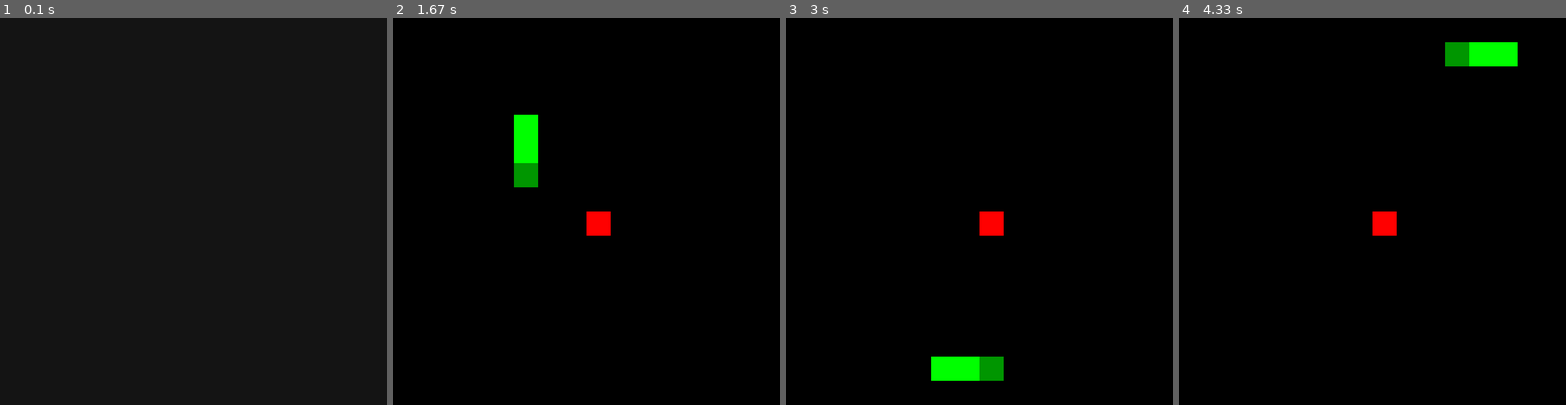
Above: before the commit, frames 1-4 (left to right).
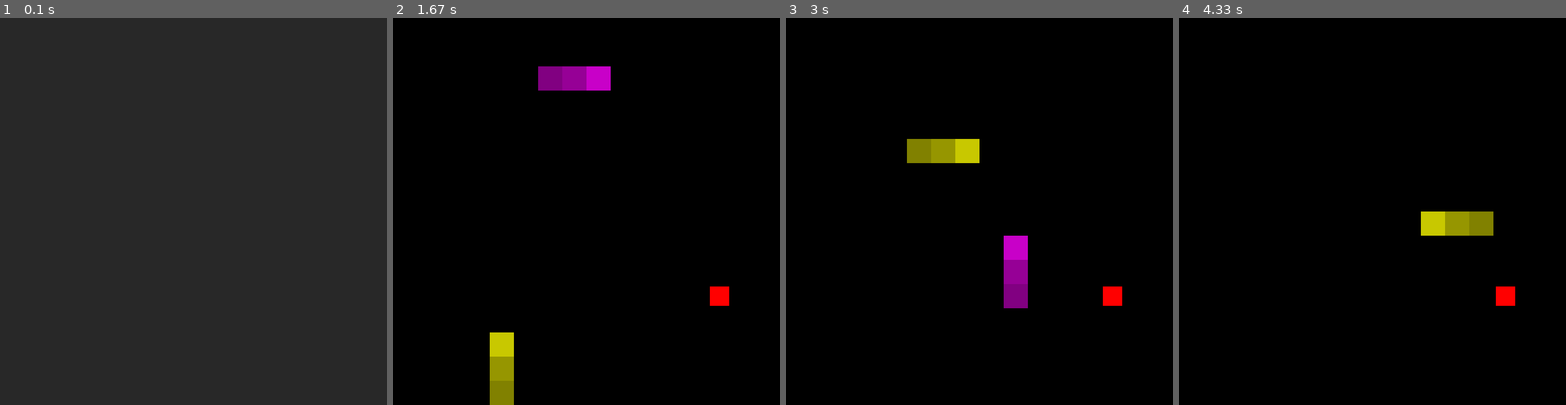
Above: after the commit, the same moments.

Repository: NotchArrow/PygameSnake
Game: pygame game, started from Main.py
The game is run twice, just before and just after one commit, with the same random seed, the same clock (stepped at 60 frames per second) and the same inputs.
Inputs (mouse positions are in pixels of both pictures, inside the frame that each line leads up to):
- Up to frame 1 (0.1 s): no input
- Up to frame 2 (1.67 s): click (571, 226) at 0.88 s; hold S 1.17-1.63 s; hold Up 1.17-1.63 s
- Up to frame 3 (3 s): hold L 1.67-2.13 s; hold Up 1.67-2.13 s; hold W 1.67-2.13 s; tap I at 1.82 s; hold Right from 2.67 s (still down); hold D from 2.67 s (still down)
- Up to frame 4 (4.33 s): release Right at 3.13 s; release D at 3.13 s; hold Down 3.73-4.03 s; hold S 3.73-4.03 s; tap K at 3.88 s; hold Left from 4.07 s (still down); hold A from 4.07 s (still down)

The runs differ from the first frame. In frame 2, 4.2% of the frame differs, in the area x 25-87%, y 12-100%; in frame 3, 4.2%; in frame 4, 3.0%.

Commit message:
Major Refactoring into Classes

Diff:
--- a/Main.py
+++ b/Main.py
@@ -3,29 +3,175 @@
 import time
 from enum import Enum
 
-
-pygame.init()
-
-GRID = 50
-SCREEN_WIDTH = 16
-SCREEN_HEIGHT = 16
-SCREEN_SIZE = (SCREEN_WIDTH * GRID, SCREEN_HEIGHT * GRID)
-START_X = 2
-START_Y = 2
-
-screen = pygame.display.set_mode(SCREEN_SIZE)
-clock = pygame.time.Clock()
-running = True
-playing = False
-multiplayer = False
-
-player_pos = pygame.Vector2(START_X * GRID, START_Y * GRID)
-player_positions = []
 class Direction (Enum):
     NORTH = 0
     EAST = 1
     SOUTH = 2
     WEST = 3
+
+class Snake:
+    def __init__(self, position, direction, length, keys, color):
+        self.position = position
+        self.positions = []
+        self.direction = direction
+        self.old_direction = direction
+        self.length = length
+        self.keys = keys # [up, down, left, right]
+        self.color = color
+        self.dt = 0 # iterable for movement
+        self.speed = 8 # move every x frames
+        self.alive = True
+
+    def takeInput(self, key):
+        if key == self.keys[0] and self.direction != Direction.SOUTH:
+            self.direction = Direction.NORTH
+        elif key == self.keys[1] and self.direction != Direction.NORTH:
+            self.direction = Direction.SOUTH
+        elif key == self.keys[2] and self.direction != Direction.EAST:
+            self.direction = Direction.WEST
+        elif key == self.keys[3] and self.direction != Direction.WEST:
+            self.direction = Direction.EAST
+
+    def tick(self, snakes, apples):
+        if self.alive:
+            if self.dt % self.speed == 0 or self.direction != self.old_direction:
+                self.dt = 0
+                if self.direction == Direction.NORTH:
+                    self.position += pygame.Vector2(0, -GRID)
+                elif self.direction == Direction.EAST:
+                    self.position += pygame.Vector2(GRID, 0)
+                elif self.direction == Direction.SOUTH:
+                    self.position += pygame.Vector2(0, GRID)
+                elif self.direction == Direction.WEST:
+                    self.position += pygame.Vector2(-GRID, 0)
+
+                self.position = pygame.Vector2(self.position.x % (SCREEN_WIDTH * GRID), self.position.y % (SCREEN_HEIGHT * GRID))
+
+                for snake in snakes:
+                    if self.position in snake.positions:
+                        snakes.remove(self)
+                        self.alive = False
+
+                for apple in apples:
+                    if apple.position == self.position:
+                        self.length += 1
+                        apple.move(snakes)
+
+                self.positions.insert(0, pygame.Vector2(int(self.position.x) % (SCREEN_WIDTH * GRID), int(self.position.y) % (SCREEN_HEIGHT * GRID)))
+                self.positions = self.positions[0:self.length]
+
+            for seg, pos in enumerate(self.positions):
+                gradient = 50 * seg ** .5
+                segColor = (max(self.color[0] * .5, self.color[0] - gradient),
+                            max(self.color[1] * .5, self.color[1] - gradient),
+                            max(self.color[2] * .5, self.color[2] - gradient))
+                pygame.draw.rect(screen, segColor, pygame.Rect(pos.x, pos.y, GRID, GRID))
+
+            self.old_direction = self.direction
+            self.dt += 1
+
+class Apple:
+    def __init__(self):
+        self.position = pygame.Vector2(random.randrange(SCREEN_WIDTH) * GRID, random.randrange(SCREEN_HEIGHT) * GRID)
+        self.shrink = 0.8
+
+    def move(self, snakes):
+        validLocation = False
+        while not validLocation:
+            self.position = pygame.Vector2(random.randrange(SCREEN_WIDTH) * GRID, random.randrange(SCREEN_HEIGHT) * GRID)
+            validLocation = True
+            for snake in snakes:
+                if self.position in snake.positions:
+                    validLocation = False
+
+    def draw(self):
+        size = GRID * self.shrink
+        offset = (GRID - size) / 2
+        pygame.draw.rect(screen, "red", pygame.Rect(self.position.x + offset, self.position.y + offset, size, size))
+
+class SnakeGame:
+    def __init__(self, appleCount, snakeCount, snakeData):
+        self.appleCount = appleCount
+        self.snakeCount = snakeCount
+        self.snakeData = snakeData
+
+    def run(self):
+        global running
+        clock = pygame.time.Clock()
+        running = True
+
+        snakes = []
+        for i, data in enumerate(self.snakeData):
+            if i < self.snakeCount:
+                snakes.append(Snake(pygame.Vector2(GRID * i, GRID * i), Direction.EAST, 3,
+                    data[0], data[1]))
+        apples = []
+        for i in range(self.appleCount):
+            apples.append(Apple())
+
+        while running:
+            screen.fill((0, 0, 0))
+            pygame.display.set_caption("Snake")
+            for event in pygame.event.get():
+                if event.type == pygame.QUIT:
+                    running = False
+                if event.type == pygame.KEYDOWN:
+                    for snake in snakes:
+                        snake.takeInput(event.key)
+
+            for snake in snakes:
+                snake.tick(snakes, apples)
+            for apple in apples:
+                apple.draw()
+
+            if len(snakes) == 0:
+                waiting = True
+                while waiting:
+                    for event in pygame.event.get():
+                        if event.type == pygame.QUIT:
+                            running = False
+                        if event.type == pygame.MOUSEBUTTONDOWN:
+                            waiting = False
+                break
+
+            pygame.display.flip()
+            clock.tick(60)
+
+pygame.init()
+GRID = 50
+SCREEN_WIDTH = 16
+SCREEN_HEIGHT = 16
+SCREEN_SIZE = (SCREEN_WIDTH * GRID, SCREEN_HEIGHT * GRID)
+screen = pygame.display.set_mode(SCREEN_SIZE)
+running = True
+
+while running:
+    screen.fill((40, 40, 40))
+    CLOCK = pygame.time.Clock()
+
+    for EVENT in pygame.event.get():
+        if EVENT.type == pygame.QUIT:
+            running = False
+        if EVENT.type == pygame.MOUSEBUTTONDOWN:
+            game = SnakeGame(1, 3,
+                    [([pygame.K_w, pygame.K_s, pygame.K_a, pygame.K_d], (0, 255, 0)),
+                     ([pygame.K_UP, pygame.K_DOWN, pygame.K_LEFT, pygame.K_RIGHT], (200, 200, 0)),
+                     ([pygame.K_i, pygame.K_k, pygame.K_j, pygame.K_l], (200, 0, 200))])
+            game.run()
+
+    pygame.display.flip()
+    CLOCK.tick(60)
+'''
+snake1 = Snake(pygame.Vector2(2 * GRID, 2 * GRID), Direction.EAST, 3,
+               [pygame.K_w, pygame.K_s, pygame.K_a, pygame.K_d])
+
+apple1 = Apple(pygame.Vector2(5 * GRID, 5 * GRID))
+apple2 = Apple(pygame.Vector2(8 * GRID, 5 * GRID))
+apple3 = Apple(pygame.Vector2(9 * GRID, 5 * GRID))
+applesList = [apple1, apple2, apple3]
+'''
+
+'''
 player_direction = Direction.EAST
 length = 3
 score = 0
@@ -177,3 +323,4 @@
     clock.tick(60)
 
 pygame.quit()
+'''
